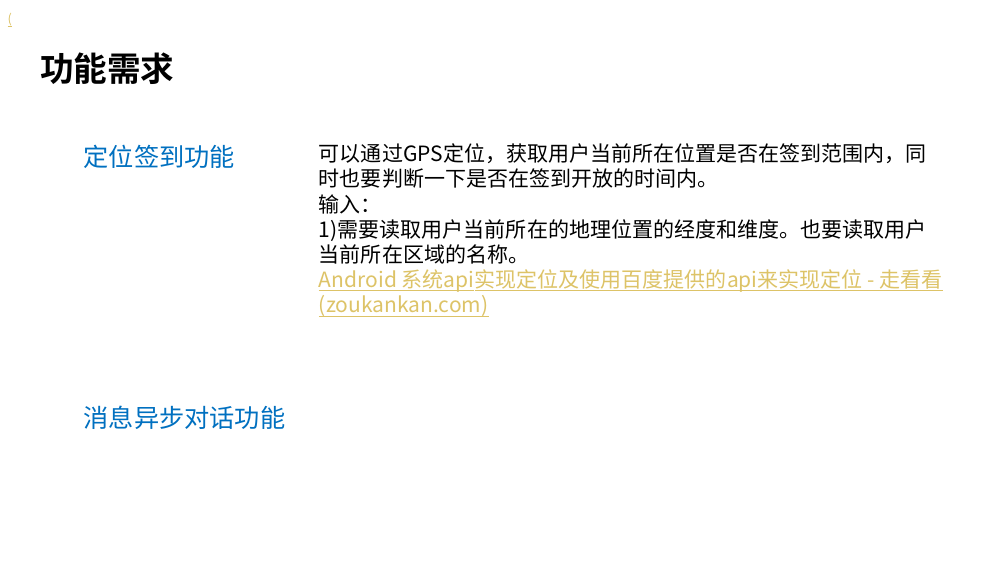
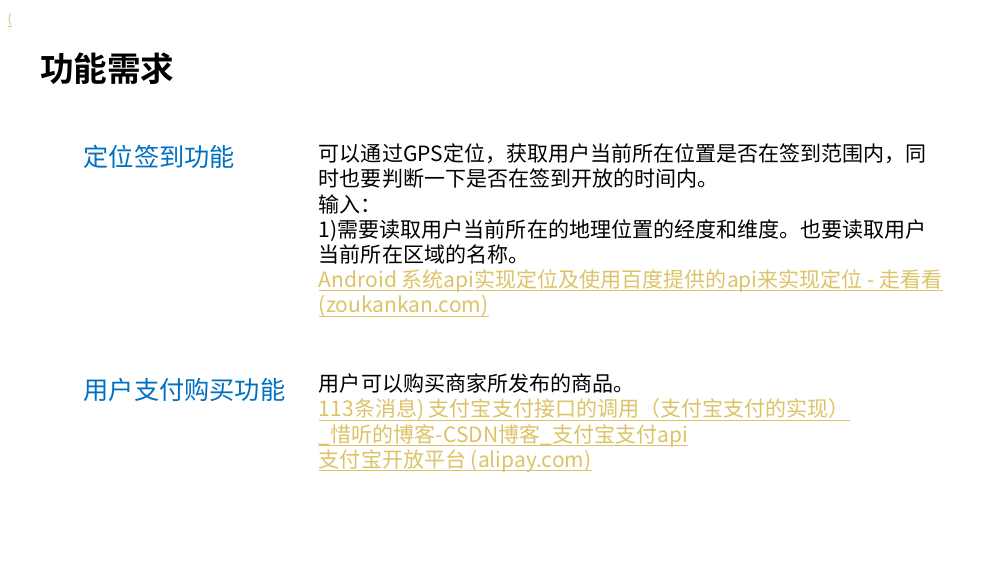
Before and after one commit to scxdhr020629/SE2022-G09, a slide deck: slide 5 of item/需求分析/SE2022_G09_需求分析.pptx (slide 6 before the commit). Drawn at 1008x567 pixels with LibreOffice and Linux fonts; fonts in the diff are those of the drawing; background and template pictures are left out. Boxes give left, top, right and bottom in pixels: in the first picture for what was removed or moved away, otherwise in the second. Text is boxed around its words. In the diff, an @@ line names an element or a change of style, - is before the commit and + after.

```diff
--- a/item/需求分析/SE2022_G09_需求分析.pptx
+++ b/item/需求分析/SE2022_G09_需求分析.pptx
@@ text added at [84, 377, 286, 401], 24 pt, text #0070C0 @@
+用户支付购买功能
@@ text added at [319, 373, 850, 472], 20 pt, text #DDC367, underline @@
+用户可以购买商家所发布的商品。
+113条消息) 支付宝支付接口的调用（支付宝支付的实现）_惜听的博客-CSDN博客_支付宝支付api
+支付宝开放平台 (alipay.com)
@@ text removed at [84, 405, 286, 429] @@
-消息异步对话功能
```
Also in this commit, not shown: 9 other slides changed, 2 slides removed, 7 other files.
